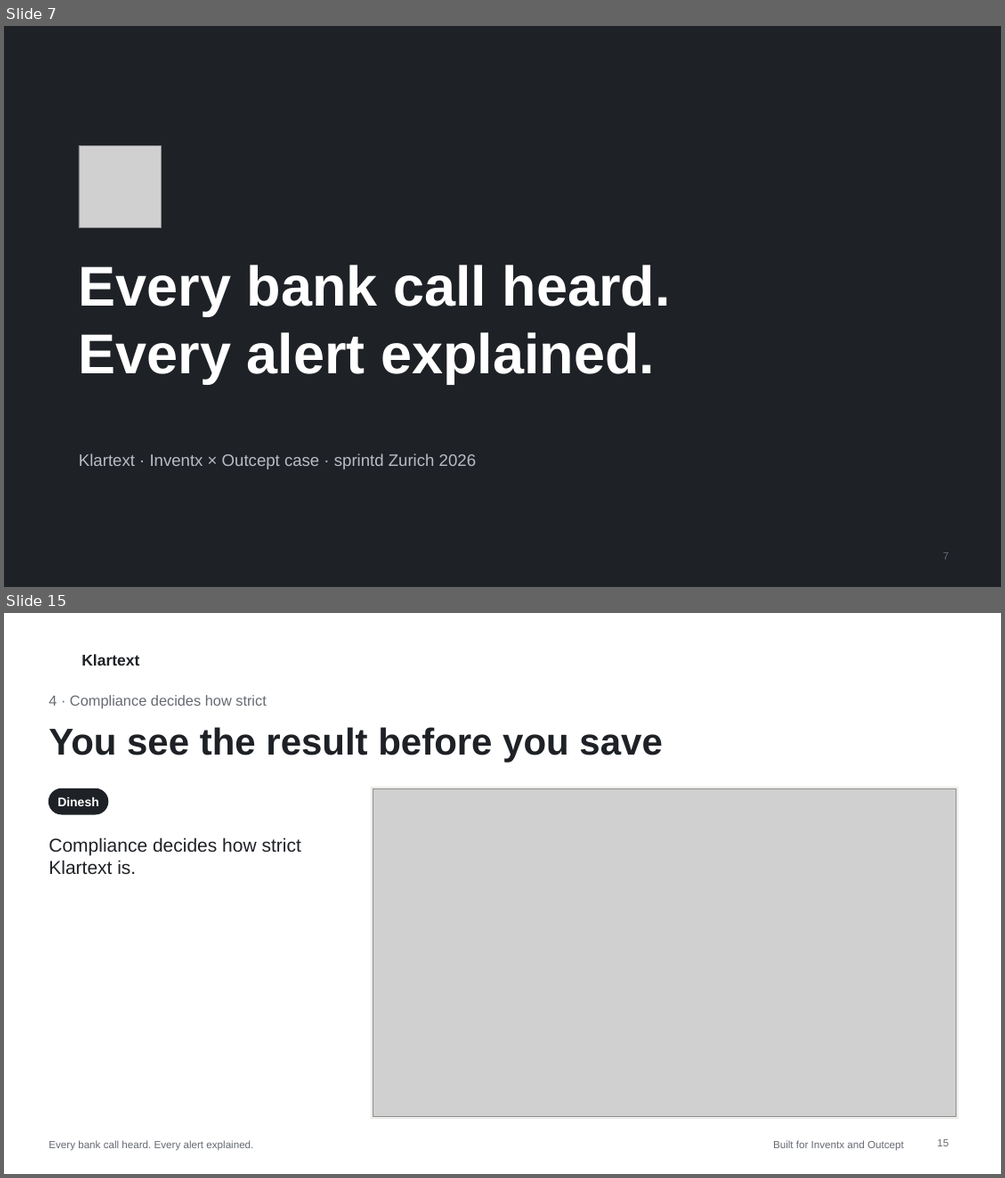
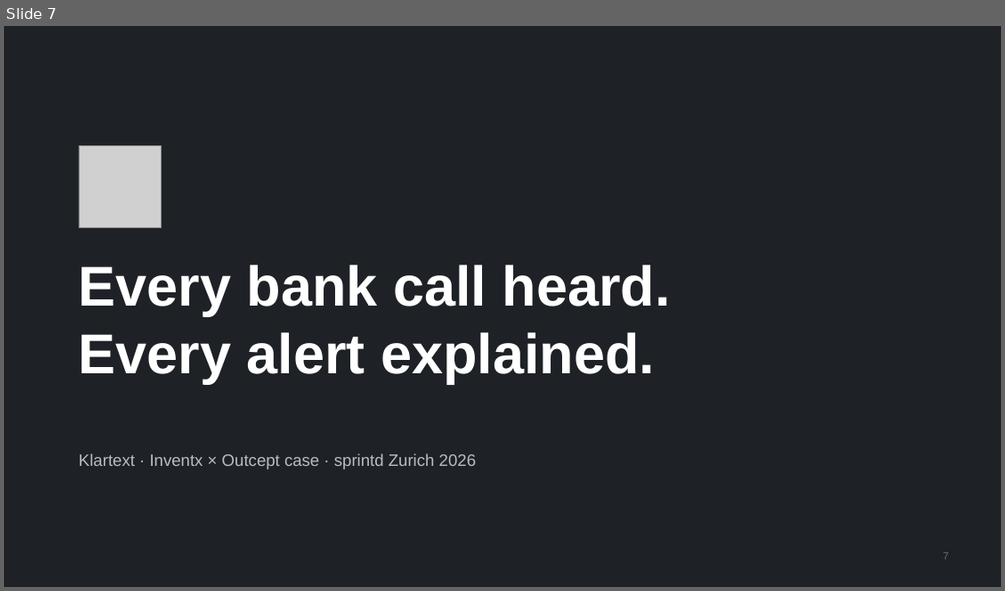
Before and after one commit to arit18s/Klartext, a slide deck: docs/pitch/klartext-pitch.pptx. Shown one above the other, each under a label of ours: slides 7 and 15 before the commit, slide 7 after it; the slides between them are not shown. The pictures are 1005x1178 and 1005x591 pixels, drawn with LibreOffice and Linux fonts; fonts in the diff are those of the drawing; grey boxes stand for pictures; background and template pictures are left out. Boxes give left, top, right and bottom in pixels: in the first picture for what was removed or moved away, otherwise in the second. Text is boxed around its words. In the diff, an @@ line names an element or a change of style, - is before the commit and + after.

```diff
--- a/docs/pitch/klartext-pitch.pptx
+++ b/docs/pitch/klartext-pitch.pptx
@@ slide 15 removed at (4,613,1001,1174), background #FFFFFF @@
@@ text removed at (81,654,139,666) @@
-Klartext
@@ text removed at (48,695,266,709) @@
-4 · Compliance decides how strict
@@ title removed at (48,727,662,763) @@
-You see the result before you save
@@ rounded rectangle removed at (48,788,108,814) @@
@@ text removed at (57,797,99,806) @@
-Dinesh
@@ rectangle removed at (372,787,957,1119) @@
@@ picture removed at (372,788,956,1117) @@
@@ text removed at (48,837,301,874) @@
-Compliance decides how strict Klartext is.
@@ text removed at (48,1140,253,1150) @@
-Every bank call heard. Every alert explained.
@@ text removed at (773,1140,904,1150) @@
-Built for Inventx and Outcept
@@ page number removed at (937,1139,948,1146) @@
-15
```
Also in this commit, not shown: 10 other slides removed, 1 other file.
